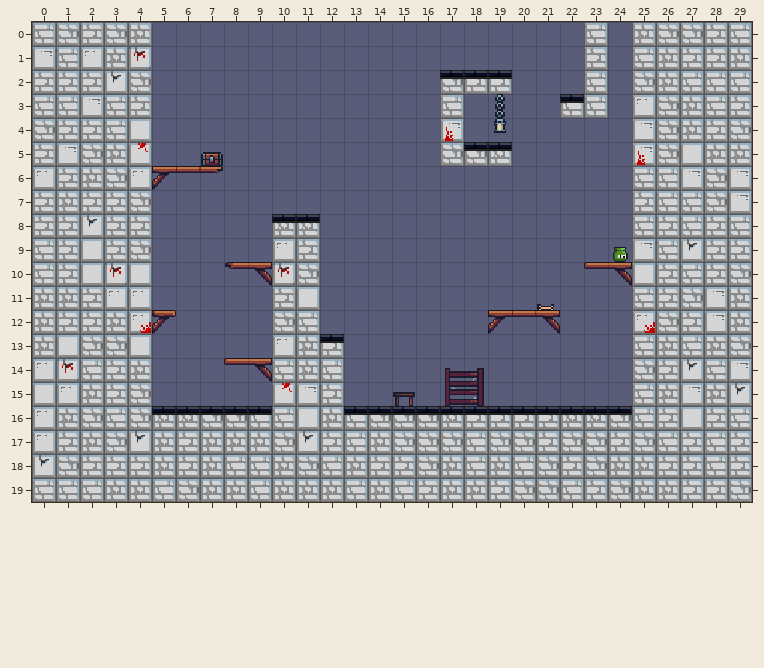
Two versions of a level (Tiled map, citm_desvj_project_template-A1_Assigment1_Template/Output/Assets/Maps/Level1 Map.tmx). The first picture shows the starting point.
Cells are 16x16 px. Shown: x 0..29, y 0..19.
New version:
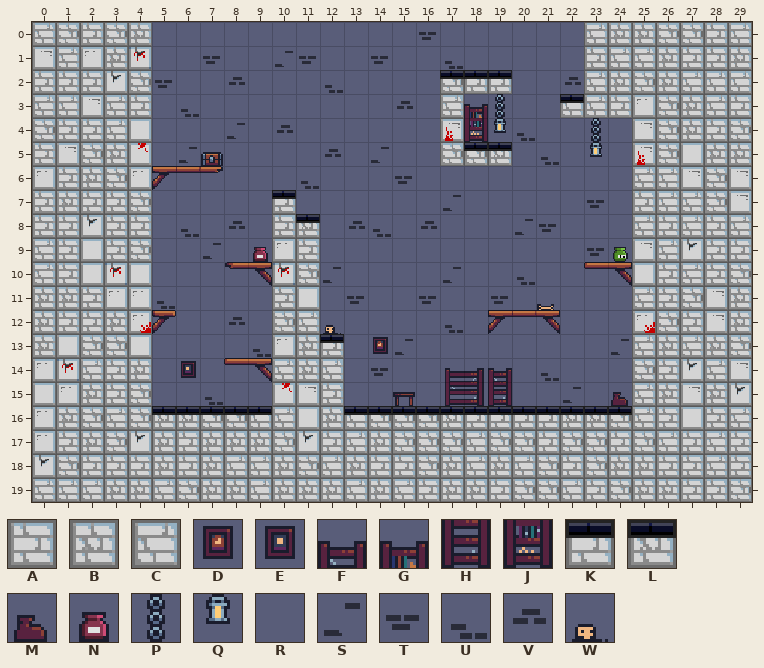
Key: from "Tiny Tower FREE": A 218, B 219, C 221, D 240, E 242, F 247, G 249, H 283, J 285, K 290, L 291, M 370, N 371, P 372, Q 408, R 416, S 417, T 418, U 419, V 420, W 444.
_ is an empty cell.
What changed:
Layer "Capa de patrones 1":
The author changed tile L to tile A in row 8 at x 10.
The author changed tile R to tile A in row 3 at x 24.
The author changed tile R to tile B in row 0 at x 24; in row 2 at x 24.
The author changed tile R to tile C in row 1 at x 24.
The author changed tile R to tile D in row 13 at x 14.
The author changed tile R to tile E in row 14 at x 6.
The author changed tile R to tile F in row 14 at x 19.
The author changed tile R to tile G in row 3 at x 18.
The author changed tile R to tile H in row 15 at x 19.
The author changed tile R to tile J in row 4 at x 18.
The author changed tile R to tile K in row 7 at x 10.
The author changed tile R to tile M in row 15 at x 24.
The author changed tile R to tile N in row 9 at x 9.
The author changed tile R to tile P in row 4 at x 23.
The author changed tile R to tile Q in row 5 at x 23.
The author changed tile R to tile S in row 1 at x 10; in row 4 at x 8; in row 5 at x 6 and 14; in row 7 at x 17; in row 8 at x 20; in row 9 at x 7.
The author changed tile R to tile S in row 10 at x 12 and 17; in row 13 at x 15 and 24; in row 15 at x 22.
The author changed tile R to tile T in row 0 at x 16; in row 1 at x 7, 11 and 14; in row 2 at x 5; in row 6 at x 15; in row 7 at x 23; in row 8 at x 21.
The author changed tile R to tile T in row 9 at x 23; in row 11 at x 13, 16 and 19; in row 14 at x 14.
The author changed tile R to tile U in row 1 at x 17; in row 2 at x 12; in row 3 at x 6; in row 4 at x 20; in row 5 at x 21; in row 6 at x 11.
The author changed tile R to tile U in row 8 at x 6 and 14; in row 10 at x 20; in row 11 at x 5; in row 12 at x 17; in row 13 at x 9; in row 14 at x 21.
The author changed tile R to tile U in row 15 at x 7.
The author changed tile R to tile V in row 2 at x 8 and 22; in row 3 at x 15; in row 4 at x 10; in row 5 at x 12; in row 8 at x 8, 13 and 16; in row 12 at x 8.
The author changed tile R to tile W in row 12 at x 12.
